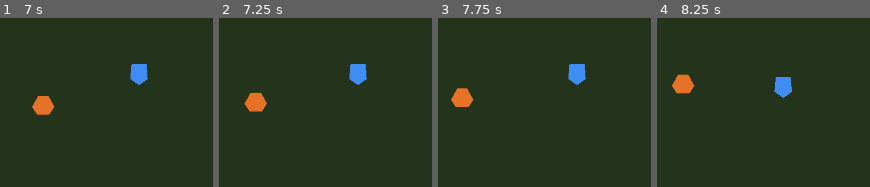
Above: before the commit, frames 1-4 (left to right).
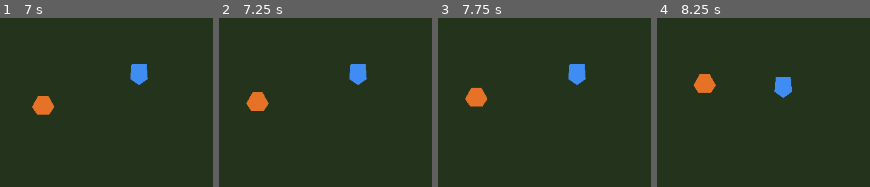
Above: after the commit, the same moments.

Repository: Wsmith007/dragon-rider-rpg
Game: Godot game, scene res://scenes/world/TestWorld.tscn
Two runs of this game, one before a commit and one after it. Both use one fixed random seed, a clock stepped at 60 frames per second and the inputs below.
Inputs:
- Up to frame 1 (7 s): tap Enter at 0.5 s; hold W (move_up) 0.53-2.03 s; tap Space at 2 s; hold A (move_left) 2.03-3.53 s; hold S (move_down) 3.53-4.28 s; hold D (move_right) 4.28-5.03 s; hold W (move_up) 5.03-5.78 s; hold D (move_right) from 5.78 s (still down)
- Up to frame 2 (7.25 s): keep holding D (move_right)
- Up to frame 3 (7.75 s): keep holding D (move_right)
- Up to frame 4 (8.25 s): tap Enter at 8 s; release D (move_right) at 8.03 s; hold S (move_down) from 8.03 s (still down)

Frame 1 is identical in both runs. In frame 2, 0.3% of the frame differs, in the area x 11-24%, y 43-56%; in frame 3, 1.5%; in frame 4, 1.8%, in the area x 7-28%, y 33-45%.

Commit message:
Cap dragon follow distance with lag leash and catch-up speed.
Prevents the dragon from trailing off-screen while keeping normal follow behavior in range.

Co-authored-by: Cursor <cursoragent@cursor.com>

Diff:
--- a/scripts/dragon/dragon.gd
+++ b/scripts/dragon/dragon.gd
@@ -33,6 +33,7 @@
 	_update_reposition_timer(delta)
 	velocity = follow_behavior.get_desired_velocity()
 	move_and_slide()
+	follow_behavior.apply_lag_leash()
 
 
 func _update_reposition_timer(delta: float) -> void:
--- a/scripts/dragon/dragon_follow_behavior.gd
+++ b/scripts/dragon/dragon_follow_behavior.gd
@@ -9,7 +9,11 @@
 @export var ideal_distance: float = 90.0
 @export var min_distance: float = 55.0
 @export var max_distance: float = 130.0
+## Hard cap on how far the dragon may trail the follow anchor before forced catch-up.
+@export var max_lag_distance: float = 165.0
 @export var follow_speed: float = 180.0
+## Used when at or beyond max_lag_distance (should exceed player move_speed).
+@export var catch_up_speed: float = 260.0
 @export var reposition_speed: float = 120.0
 
 var mode: Mode = Mode.FOLLOW
@@ -49,15 +53,33 @@
 		return Vector2.ZERO
 
 	if mode == Mode.REPOSITION:
+		if _distance_to_anchor() > max_lag_distance:
+			finish_reposition()
+			return _velocity_for_follow()
 		return _velocity_toward(_reposition_point, reposition_speed, 14.0, true)
 
 	return _velocity_for_follow()
+
+
+## Pulls the dragon inward if physics still left it beyond the lag cap (safety net).
+func apply_lag_leash() -> void:
+	if _body == null or _target == null:
+		return
+	var anchor := _follow_anchor_global()
+	var offset := anchor - _body.global_position
+	var distance := offset.length()
+	if distance <= max_lag_distance:
+		return
+	_body.global_position = anchor - offset.normalized() * max_lag_distance
 
 
 func _velocity_for_follow() -> Vector2:
 	var anchor := _follow_anchor_global()
 	var offset := anchor - _body.global_position
 	var distance := offset.length()
+
+	if distance >= max_lag_distance:
+		return offset.normalized() * catch_up_speed
 
 	if distance < min_distance:
 		return -offset.normalized() * follow_speed * 0.75
@@ -67,6 +89,12 @@
 		return offset.normalized() * follow_speed * 0.55
 
 	return Vector2.ZERO
+
+
+func _distance_to_anchor() -> float:
+	if _body == null or _target == null:
+		return 0.0
+	return _body.global_position.distance_to(_follow_anchor_global())
 
 
 func _velocity_toward(point: Vector2, speed: float, arrive_radius: float, finish_on_arrival: bool) -> Vector2:
